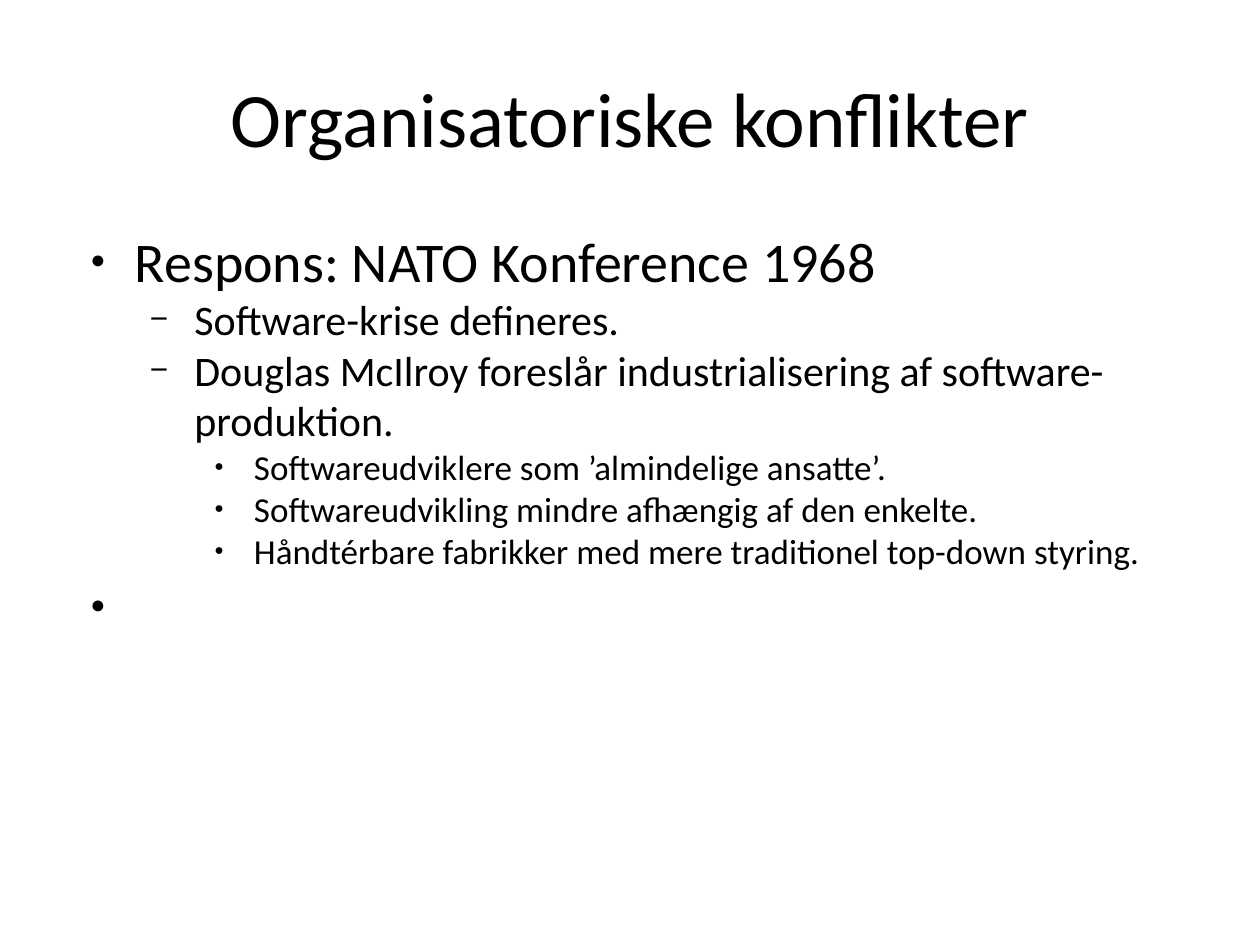
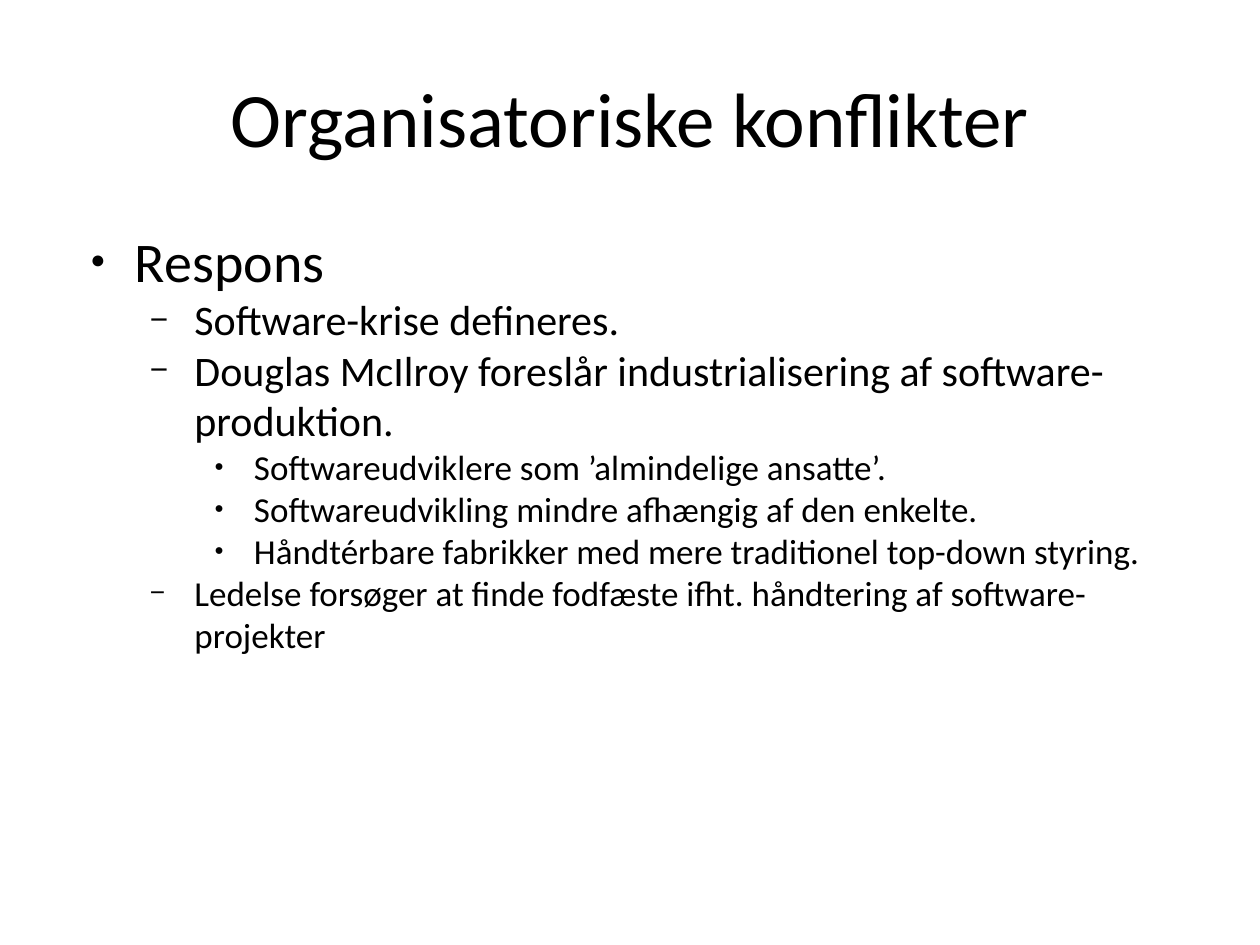
Before and after one commit to adamingwersen/vtdat-pres18, a slide deck: slide 9 of red_oplæg17maj_VtDat3.pptx. Drawn at 1260x945 pixels with LibreOffice and Linux fonts; fonts in the diff are those of the drawing. Boxes give left, top, right and bottom in pixels: in the first picture for what was removed or moved away, otherwise in the second. Text is boxed around its words. In the diff, an @@ line names an element or a change of style, - is before the commit and + after.

```diff
--- a/red_oplæg17maj_VtDat3.pptx
+++ b/red_oplæg17maj_VtDat3.pptx
@@ text at (135, 246, 324, 291): text changed @@
-● Respons: NATO Konference 1968
+● Respons
@@ text at (194, 581, 1086, 654): paragraph added @@
+  − Ledelse forsøger at finde fodfæste ifht. håndtering af software-projekter
```
Also in this commit, not shown: 3 other files.
